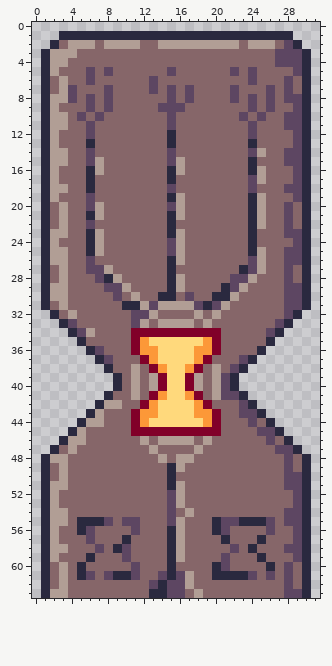
Pixel-art sprite, stored at img/altar.png. The picture above was drawn from the file before the commit.
The file is 32x64 pixels.
The same view after the edit:
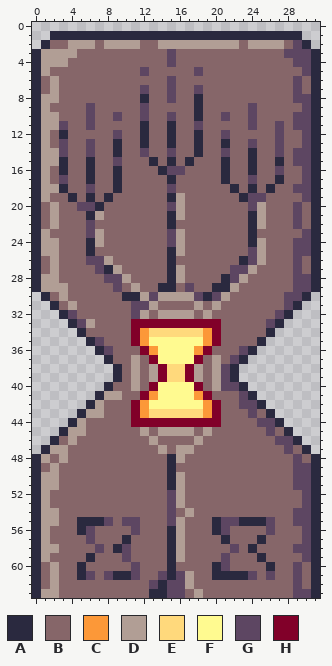
Palette (. is transparent): A #2a293f  B #866669  C #fc9838  D #b19e95  E #ffd97c  F #fffa90  G #5d4662  H #810029
Difference:
@@ x 0..31 @@
  0 ................................
- 1 ...AAAAAAAAAAAAAAAAAAAAAAAAAA...
- 2 ..ABDDDBDDDDBBDDDDDDDDDBDDDBGA..
- 3 .ADDDBBBBBBBBBBBBBBBBBBBBBBGGGA.
- 4 .ADDBBBBBBBBBBBBBBBBBBBBBBBGGGA.
- 5 .ADBBBGBGBBBBBBGBBBBBBGBGBBBBGA.
- 6 .ABDBBGBBBBBBGBBBBBBBBBBGBBBGBA.
- 7 .ABDGBBBGBBBBGBGBGBBBBGBBBGBGBA.
- 8 .ADDGBGBGBBBBBBGBGBBBBGBGBGBGGA.
- 9 .ADBBBGBGBBBBBGGGBBBBBBBGBGBBGA.
-10 .ADDBGBGBBBBBBBGBBBBBBBGBGBBGGA.
-11 .ADDBBGBBBBBBBBGBBBBBBBBGBBBGGA.
-12 .ADBBBGBBBBBBBBABBBBBBBBGBBBBGA.
-13 .ADBBBABBBBBBBBABBBBBBBBABBBBGA.
-14 .ADDBBGBBBBBBBBGBBBBBBBBGDBBGGA.
-15 .ADDBBGDBBBBBBBGDBBBBBBBABBBGGA.
-16 .ADBBBADBBBBBBBADBBBBBBBADBBBGA.
-17 .ADBBBABBBBBBBBABBBBBBBBGDBBBGA.
-18 .ADDBBABBBBBBBBGBBBBBBBBGBBBGGA.
-19 .ADBBBGBBBBBBBBADBBBBBBBADBBBGA.
-20 .ABDBBGDBBBBBBBGDBBBBBBBADBBGBA.
-21 .ABDBBADBBBBBBBADBBBBBBBADBBGBA.
-22 .ABDBBGBBBBBBBBABBBBBBBBADBBGBA.
-23 .ADDBBADBBBBBBBADBBBBBBBABBBGGA.
-24 .ADBBBADBBBBBBBGDBBBBBBBABBBBGA.
-25 .ADDBBADBBBBBBBGDBBBBBBBADBBGGA.
-26 .ADDBBGBBBBBBBBADBBBBBBBGDBBGGA.
-27 .ABDBBGGDBBBBBBABBBBBBBAGDBBGBA.
-28 .ABDBBBGADBBBBBADBBBBBGGDBBBGBA.
-29 .ADDBBBBGGDBBBBADBBBBAGDBBBBGGA.
-30 .ADDBBBBBGBDBBAABGBBAADBBBBBGGA.
-31 .ABDBBBBBBAADGDDDDGAGDBBBBBBGGA.
-32 ..ABDBBBBBBGGDBBBBDBDBBBBBBBGA..
-33 ...AGBBBBBBGDBDDDDBDBBBBBBBGA...
-34 ....AGDBBBBHHHHHHHHHHBBBBBGA....
-35 .....ABBBBBHCEEEEEECHBBBBBA.....
-36 ......AGBBBHCCEEEECCHBBBBA......
-37 .......AGBBBHCEEEECHBBBGA.......
-38 ........ABBDBHCEECHBDBGA........
+ 1 ..AAAAAAAAAAAAAAAAAAAAAAAAAAAA..
+ 2 .ABBDDDBDDDDBBDDDDDDDDDBDDDDBGA.
+ 3 ADDDDBBBBBBBBBBGBBBBBBBBBBBBGGGA
+ 4 ADDDBBBBBBBBBBBGBBBBBBBBBBBBBGGA
+ 5 ADBBBBBBBBBBGBBBBBGBBBBBBBBBBBGA
+ 6 ABDBBBBBBBBBBBBGBBBBBBBBBBBBBGBA
+ 7 ABDBBBBBBBBBGBBGBBGBBBBBBBBBBGBA
+ 8 ADDBBBBBBBBBABBGBBABBBBBBBBBBGGA
+ 9 ADBBBBGBBBBBGBBBBBABBBBBGBBBBBGA
+10 ADDBBBGBBGBBGBBGBBABBGBBGBBBBGGA
+11 ADDGBBGBBBBBABBABBGBBBBBGBBGBGGA
+12 ADBABBBBBGBBABBABBABBGBBBBBGBBGA
+13 ADBGBBGBBABBABBABBABBABBGBBGBBGA
+14 ADDGBBGBBABBGBBGBBABBGBBABBGBGGA
+15 ADDABBABBGBBBABABABBBABBABBABGGA
+16 ADBABBABBABBBBAGGBBBBABBABBGBBGA
+17 ADBGBBABBABBBBBABBBBBABBGBBABBGA
+18 ADDABBGBBABBBBBGBBBBBBABABABBGGA
+19 ADBBABABABBBBBBADBBBBBBAGGBBBBGA
+20 ABDBBGGABBBBBBBGDBBBBBBBGDBBBGBA
+21 ABDBBBADBBBBBBBADBBBBBBBADBBBGBA
+22 ABDBBBGBBBBBBBBABBBBBBBBADBBBGBA
+23 ADBBBBGDBBBBBBBGDBBBBBBBABBBBBGA
+24 ADDBBBADBBBBBBBGDBBBBBBBADBBBGGA
+25 ADDBBBABBBBBBBBADBBBBBBBGDBBBGGA
+26 ABDBBBGGDBBBBBBABBBBBBBAGDBBBGBA
+27 ABDBBBBGADBBBBBADBBBBBGGDBBBBGBA
+28 ADDBBBBBGGDBBBBADBBBBAGDBBBBBGGA
+29 ADDDBBBBBGBDBBAABGBBAADBBBBBBGGA
+30 .ABDBBBBBBAADGDDDDGAGDBBBBBBGGA.
+31 ..ABDBBBBBBGGDBBBBDBDBBBBBBBGA..
+32 ...AGBBBBBBGDBDDDDBDBBBBBBBGA...
+33 ....AGDBBBBHHHHHHHHHHBBBBBGA....
+34 .....ABBBBBHCEEEEEECHBBBBBA.....
+35 ......AGBBBHCFFFFFFCHBBBBA......
+36 .......AGBBBHCFFFFCHBBBGA.......
+37 ........ABBDBHFFFFHBDBGA........
+38 .........ABDBDHEEHDBDGA.........
 39 .........ABDBDHEEHDBDGA.........
-40 .........ABDBDHEEHDBDGA.........
-41 ........ABBDBHCEECHBDGGA........
-42 .......ADDBBHCEEEECHBBBGA.......
-43 ......ADBBBHCCEEEECCHBBGGA......
-44 .....ADDBBBHCEEEEEECHBBBGBA.....
-45 ....ADBBBBBHHHHHHHHHHBBBBGGA....
-46 ...ADDBBBBBBDBDDDDBDBBBBBBGBA...
-47 ..ABDBBBBBBBBDBBBBDBBBBBBBBGGA..
-48 .ADDBBBBBBBBBBDBDDBBBBBBBBBBGBA.
-49 .ABDBBBBBBBBBBBADBBBBBBBBBBBGBA.
-50 .ABDBBBBBBBBBBBABBBBBBBBBBBBGGA.
-51 .ADDBBBBBBBBBBBADBBBBBBBBBBBGGA.
-52 .ADBBBBBBBBBBBBGDBBBBBBBBBBBBGA.
-53 .ADBBBBBBBBBBBBGDBBBBBBBBBBBBGA.
-54 .ADDBBBBBBBBBBBGBDBBBBBBBBBBGGA.
-55 .ADDBAAAGBGGBBBGDBBBAGGAAAGBGGA.
-56 .ADBBAGBBBBGBBBADBBBAGBBBBGBBGA.
-57 .ADBBBGBBBABBBBADBBBBABBBABBBGA.
-58 .ADDBBBGBAGBBBBADBBBBBGBABBBGGA.
-59 .ADBBBABBBGBBBBADBBBBGBBBABBBGA.
-60 .ABDBABBBBBGBBBABBBBAGBBBBABGBA.
-61 .ABDBAGBGAAGBBGAGDBBAAAAGBGBGBA.
-62 .ABDBBBBBBBBBGAGGDBBBBBBBBBBGBA.
-63 .ADDBBBBBBBBBAAGGBDBBBBBBBBBGGA.
+40 ........ABBDBHFFFFHBDGGA........
+41 .......ADDBBHCFFFFCHBBBGA.......
+42 ......ADBBBHCFFFFFFCHBBGGA......
+43 .....ADDBBBHCEEEEEECHBBBGBA.....
+44 ....ADBBBBBHHHHHHHHHHBBBBGGA....
+45 ...ADDBBBBBBDBDDDDBDBBBBBBGBA...
+46 ..ABDBBBBBBBBDBBBBDBBBBBBBBGGA..
+47 .ADDBBBBBBBBBBDBDDBBBBBBBBBBGBA.
+48 ADBDBBBBBBBBBBBADBBBBBBBBBBBBGBA
+49 ABDBBBBBBBBBBBBABBBBBBBBBBBBBGGA
+50 ADDBBBBBBBBBBBBADBBBBBBBBBBBBGGA
+51 ADDBBBBBBBBBBBBADBBBBBBBBBBBBGGA
+52 ADBBBBBBBBBBBBBGDBBBBBBBBBBBBBGA
+53 ADBBBBBBBBBBBBBGDBBBBBBBBBBBBBGA
+54 ADDBBBBBBBBBBBBGBDBBBBBBBBBBBGGA
+55 ADDBBAAAGBGGBBBGDBBBAGGAAAGBBGGA
+56 ADBBBAGBBBBGBBBADBBBAGBBBBGBBBGA
+57 ADBBBBGBBBABBBBADBBBBABBBABBBBGA
+58 ADDBBBBGBAGBBBBADBBBBBGBABBBBGGA
+59 ADBBBBABBBGBBBBADBBBBGBBBABBBBGA
+60 ABDBBABBBBBGBBBABBBBAGBBBBABBGBA
+61 ABDBBAGBGAAGBBGAGDBBAAAAGBGBBGBA
+62 ABDBBBBBBBBBBGAGGDBBBBBBBBBBBGBA
+63 ADDBBBBBBBBBBAAGGBDBBBBBBBBBBGGA
Boxes around the changes in both pictures, in picture pixels (x1, y1, x2, y2):
changed: (32, 31, 320, 598)
